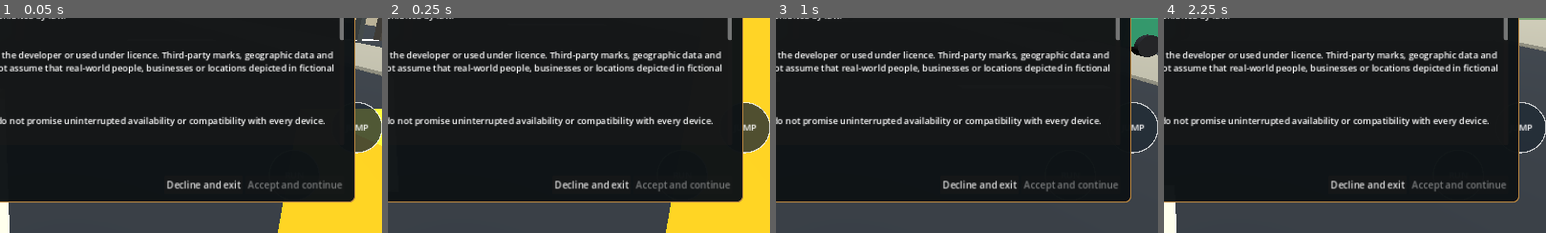
Above: before the commit, frames 1-4 (left to right).
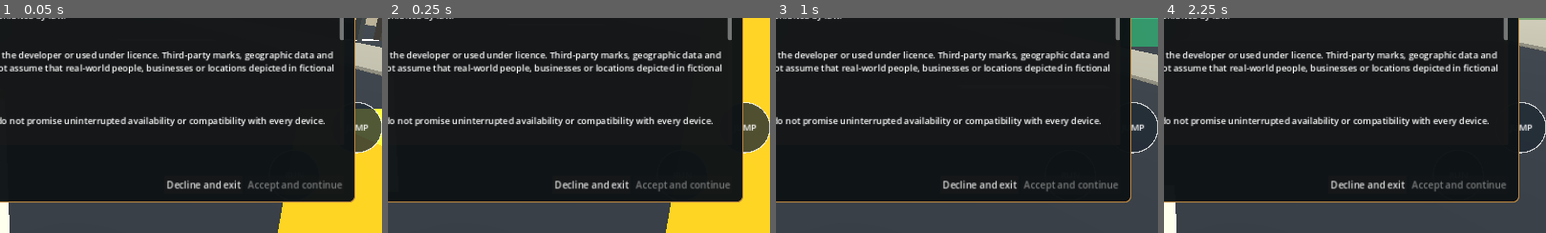
Above: after the commit, the same moments.

Repository: johnAyodele1/lagos-gta
Game: Godot game, scene res://scenes/main.tscn
Two runs of this game, one before a commit and one after it. Both use one fixed random seed, a clock stepped at 60 frames per second and the inputs below.
Inputs (mouse positions are % of the whole screen's width and height, from its top left):
- Up to frame 1 (0.05 s): no input
- Up to frame 2 (0.25 s): no input
- Up to frame 3 (1 s): tap Enter at 0.5 s; move the mouse to (55, 50) at 0.52 s; hold W from 0.53 s (still down); hold Shift from 0.53 s (still down); tap Space at 0.77 s
- Up to frame 4 (2.25 s): keep holding W; move the mouse to (45, 50) at 1.27 s; release Shift at 1.28 s; tap E at 1.35 s; tap Space at 1.52 s; move the mouse to (52, 48) at 2.02 s; hold Shift from 2.03 s (still down)
The pictures show only the part of the screen within x 50-100%, y 50-100%; the shares and areas given below are measured in that part.

The runs differ from the first frame. In frame 3, 0.6% of the frame differs, in the area x 93-100%, y 7-19%; in frame 4, nothing differs.

Commit message:
perf: batch ambient traffic into three multimeshes

Diff:
--- a/scripts/traffic_manager.gd
+++ b/scripts/traffic_manager.gd
@@ -2,8 +2,8 @@
 class_name TrafficManager
 
 ## Lightweight ambient traffic for the Yaba starter district.
-## Vehicles are visual-only: no per-car physics bodies or navigation agents.
-## This keeps background traffic cheap on entry-level Android devices.
+## Three MultiMeshes draw all background vehicles; no per-car physics bodies,
+## navigation agents or individual render nodes are created.
 
 const ROAD_HALF_LENGTH := 60.0
 const LOOP_LENGTH := ROAD_HALF_LENGTH * 2.0
@@ -12,7 +12,7 @@
 const VEHICLE_SPACING := LOOP_LENGTH / float(VEHICLE_COUNT_PER_LANE)
 
 const BODY_COLORS: Array[Color] = [
-	Color(0.88, 0.72, 0.10), # danfo yellow
+	Color(0.88, 0.72, 0.10),
 	Color(0.12, 0.30, 0.52),
 	Color(0.72, 0.72, 0.68),
 	Color(0.18, 0.20, 0.19),
@@ -21,10 +21,12 @@
 	Color(0.82, 0.80, 0.72),
 	Color(0.16, 0.18, 0.24)
 ]
-
 const TRAFFIC_SPEEDS: Array[float] = [8.0, 9.5, 7.0, 10.0, 8.5, 7.5, 9.0, 8.0]
 
 var _traffic: Array[Dictionary] = []
+var _body_batch: MultiMeshInstance3D
+var _cabin_batch: MultiMeshInstance3D
+var _wheel_batch: MultiMeshInstance3D
 
 static func advance_distance(distance: float, speed: float, delta: float, loop_length: float = LOOP_LENGTH) -> float:
 	if loop_length <= 0.0:
@@ -32,85 +34,89 @@
 	return fposmod(distance + maxf(speed, 0.0) * maxf(delta, 0.0), loop_length)
 
 func _ready() -> void:
+	_create_render_batches()
 	_spawn_lane(Vector3.BACK, -LANE_OFFSET)
 	_spawn_lane(Vector3.FORWARD, LANE_OFFSET)
 	_spawn_lane(Vector3.RIGHT, -LANE_OFFSET)
 	_spawn_lane(Vector3.LEFT, LANE_OFFSET)
+	_update_render_batches()
 
 func _process(delta: float) -> void:
 	for traffic_item in _traffic:
-		var distance := advance_distance(
+		traffic_item["distance"] = advance_distance(
 			float(traffic_item["distance"]),
 			float(traffic_item["speed"]),
 			delta
 		)
-		traffic_item["distance"] = distance
-		var vehicle := traffic_item["node"] as Node3D
-		var direction: Vector3 = traffic_item["direction"]
-		var lane_offset: float = traffic_item["lane_offset"]
-		if direction.x != 0.0:
-			vehicle.position = Vector3(-ROAD_HALF_LENGTH + distance if direction.x > 0.0 else ROAD_HALF_LENGTH - distance, 0.0, lane_offset)
-		else:
-			vehicle.position = Vector3(lane_offset, 0.0, -ROAD_HALF_LENGTH + distance if direction.z > 0.0 else ROAD_HALF_LENGTH - distance)
-		vehicle.look_at(vehicle.position + direction, Vector3.UP)
+	_update_render_batches()
+
+func _create_render_batches() -> void:
+	_body_batch = _create_batch(Vector3(1.85, 0.85, 3.7), _material())
+	_cabin_batch = _create_batch(Vector3(1.55, 0.68, 1.9), _material())
+	var wheel_mesh := CylinderMesh.new()
+	wheel_mesh.top_radius = 0.34
+	wheel_mesh.bottom_radius = 0.34
+	wheel_mesh.height = 0.18
+	_wheel_batch = _create_batch_from_mesh(wheel_mesh, _material())
+
+func _create_batch(box_size: Vector3, material: StandardMaterial3D) -> MultiMeshInstance3D:
+	var box := BoxMesh.new()
+	box.size = box_size
+	return _create_batch_from_mesh(box, material)
+
+func _create_batch_from_mesh(mesh: Mesh, material: StandardMaterial3D) -> MultiMeshInstance3D:
+	var multi_mesh := MultiMesh.new()
+	multi_mesh.transform_format = MultiMesh.TRANSFORM_3D
+	multi_mesh.use_colors = true
+	multi_mesh.mesh = mesh
+	multi_mesh.instance_count = BODY_COLORS.size()
+	var batch := MultiMeshInstance3D.new()
+	batch.multimesh = multi_mesh
+	batch.material_override = material
+	batch.cast_shadow = GeometryInstance3D.SHADOW_CASTING_SETTING_OFF
+	add_child(batch)
+	return batch
 
 func _spawn_lane(direction: Vector3, lane_offset: float) -> void:
 	for index in range(VEHICLE_COUNT_PER_LANE):
 		var traffic_index := _traffic.size()
-		var vehicle := _build_vehicle(BODY_COLORS[traffic_index % BODY_COLORS.size()])
-		vehicle.name = "AmbientTraffic_%02d" % traffic_index
-		add_child(vehicle)
-		var distance := float(index) * VEHICLE_SPACING + float(traffic_index % 3) * 2.5
 		_traffic.append({
-			"node": vehicle,
 			"direction": direction,
 			"lane_offset": lane_offset,
-			"distance": distance,
+			"distance": float(index) * VEHICLE_SPACING + float(traffic_index % 3) * 2.5,
 			"speed": TRAFFIC_SPEEDS[traffic_index % TRAFFIC_SPEEDS.size()]
 		})
 
-func _build_vehicle(body_color: Color) -> Node3D:
-	var vehicle := Node3D.new()
-	var body_material := _material(body_color)
-	var glass_material := _material(Color(0.08, 0.16, 0.19))
-	var tyre_material := _material(Color(0.035, 0.035, 0.035))
-	var body := MeshInstance3D.new()
-	var body_mesh := BoxMesh.new()
-	body_mesh.size = Vector3(1.85, 0.85, 3.7)
-	body.mesh = body_mesh
-	body.position.y = 0.82
-	body.material_override = body_material
-	body.cast_shadow = GeometryInstance3D.SHADOW_CASTING_SETTING_OFF
-	vehicle.add_child(body)
+func _update_render_batches() -> void:
+	for index in range(_traffic.size()):
+		var item: Dictionary = _traffic[index]
+		var direction: Vector3 = item["direction"]
+		var lane_offset: float = float(item["lane_offset"])
+		var distance: float = float(item["distance"])
+		var position := Vector3.ZERO
+		if direction.x != 0.0:
+			position = Vector3(-ROAD_HALF_LENGTH + distance if direction.x > 0.0 else ROAD_HALF_LENGTH - distance, 0.0, lane_offset)
+		else:
+			position = Vector3(lane_offset, 0.0, -ROAD_HALF_LENGTH + distance if direction.z > 0.0 else ROAD_HALF_LENGTH - distance)
+		var vehicle_basis := Basis.looking_at(direction, Vector3.UP)
+		var vehicle_transform := Transform3D(vehicle_basis, position)
+		var tint: Color = BODY_COLORS[index % BODY_COLORS.size()]
+		_body_batch.multimesh.set_instance_transform(index, vehicle_transform * Transform3D(Basis(), Vector3(0.0, 0.82, 0.0)))
+		_body_batch.multimesh.set_instance_color(index, tint)
+		_cabin_batch.multimesh.set_instance_transform(index, vehicle_transform * Transform3D(Basis(), Vector3(0.0, 1.53, 0.05)))
+		_cabin_batch.multimesh.set_instance_color(index, Color(0.08, 0.16, 0.19))
+		for wheel_index in range(4):
+			var x_side := -1.0 if wheel_index < 2 else 1.0
+			var z_side := -1.0 if wheel_index % 2 == 0 else 1.0
+			var wheel_local := Transform3D(Basis(Vector3.BACK, PI * 0.5), Vector3(x_side * 0.94, 0.42, z_side * 1.15))
+			var instance_index := index * 4 + wheel_index
+			_wheel_batch.multimesh.set_instance_transform(instance_index, vehicle_transform * wheel_local)
+			_wheel_batch.multimesh.set_instance_color(instance_index, Color(0.035, 0.035, 0.035))
 
-	var cabin := MeshInstance3D.new()
-	var cabin_mesh := BoxMesh.new()
-	cabin_mesh.size = Vector3(1.55, 0.68, 1.9)
-	cabin.mesh = cabin_mesh
-	cabin.position = Vector3(0.0, 1.53, 0.05)
-	cabin.material_override = glass_material
-	cabin.cast_shadow = GeometryInstance3D.SHADOW_CASTING_SETTING_OFF
-	vehicle.add_child(cabin)
-
-	for x_side in [-1.0, 1.0]:
-		for z_side in [-1.0, 1.0]:
-			var wheel := MeshInstance3D.new()
-			var wheel_mesh := CylinderMesh.new()
-			wheel_mesh.top_radius = 0.34
-			wheel_mesh.bottom_radius = 0.34
-			wheel_mesh.height = 0.18
-			wheel.mesh = wheel_mesh
-			wheel.position = Vector3(x_side * 0.94, 0.42, z_side * 1.15)
-			wheel.rotation.z = PI * 0.5
-			wheel.material_override = tyre_material
-			wheel.cast_shadow = GeometryInstance3D.SHADOW_CASTING_SETTING_OFF
-			vehicle.add_child(wheel)
-
-	return vehicle
-
-func _material(color: Color) -> StandardMaterial3D:
+func _material() -> StandardMaterial3D:
 	var material := StandardMaterial3D.new()
-	material.albedo_color = color
+	material.albedo_color = Color.WHITE
+	material.vertex_color_use_as_albedo = true
 	material.roughness = 0.82
 	return material
 
@@ -121,3 +127,8 @@
 	if index < 0 or index >= _traffic.size():
 		return -1.0
 	return float(_traffic[index]["distance"])
+
+func get_traffic_position(index: int) -> Vector3:
+	if index < 0 or index >= _traffic.size():
+		return Vector3.ZERO
+	return _body_batch.multimesh.get_instance_transform(index).origin
